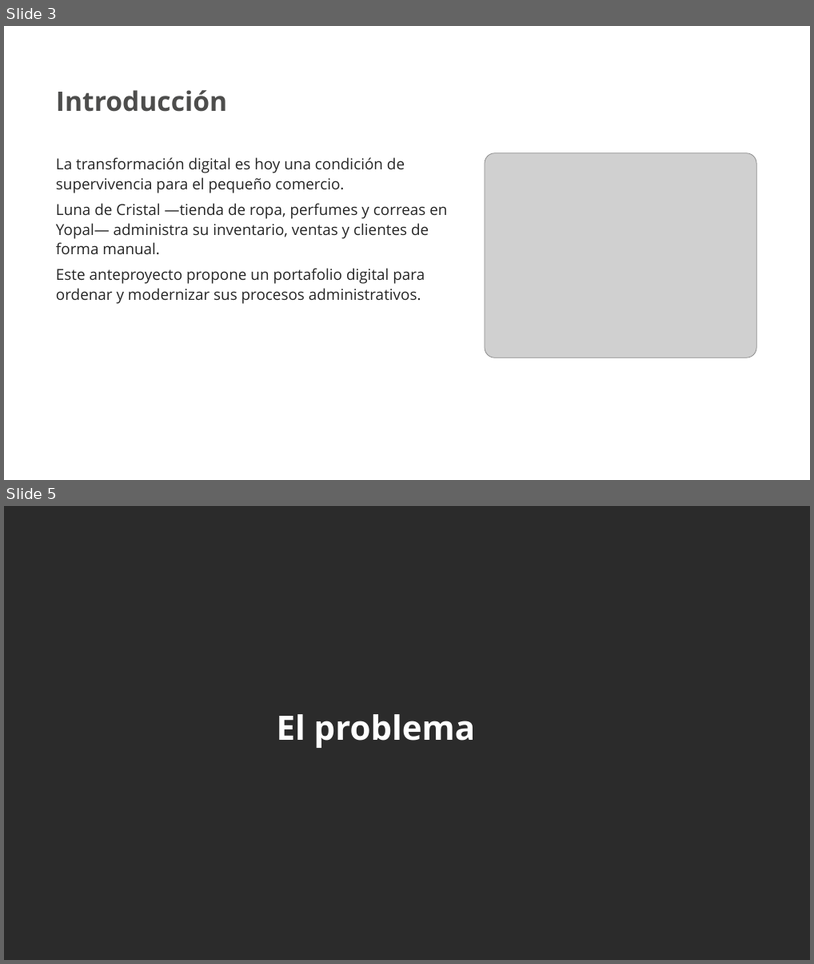
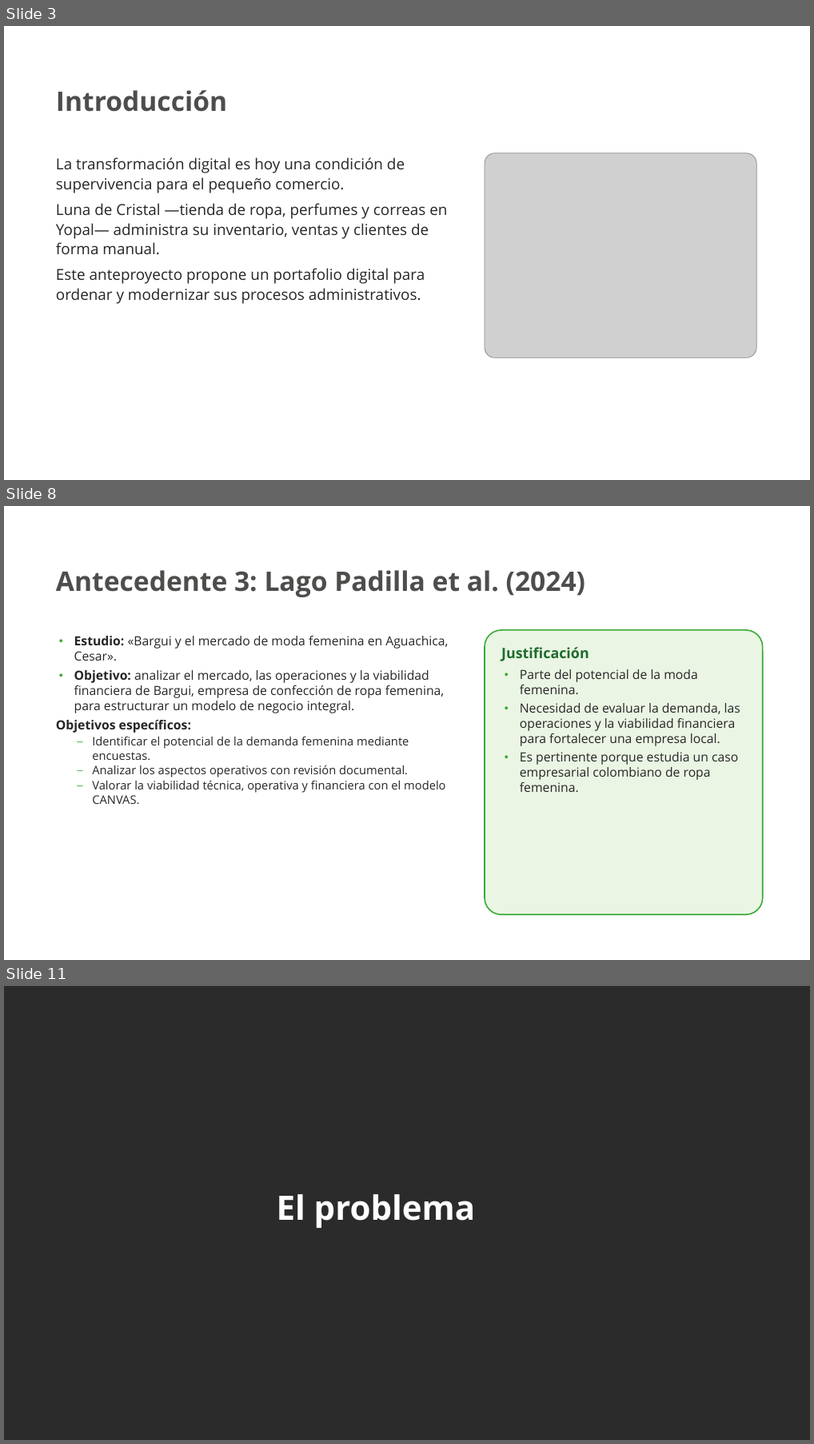
Before and after one commit to nayraclaud-glitch/Trabjo-De-eEstudio, a slide deck: Luna_de_Cristal_Presentacion_SENA.pptx. Shown one above the other, each under a label of ours: slides 3 and 5 before the commit, slides 3, 8 and 11 after it; the slides between them are not shown. The pictures are 814x964 and 814x1444 pixels, drawn with LibreOffice and Linux fonts; fonts in the diff are those of the drawing; grey boxes stand for pictures; background and template pictures are left out; a plain dark background stands for a picture behind light text. Boxes give left, top, right and bottom in pixels: in the first picture for what was removed or moved away, otherwise in the second. Text is boxed around its words. In the diff, an @@ line names an element or a change of style, - is before the commit and + after.

```diff
--- a/Luna_de_Cristal_Presentacion_SENA.pptx
+++ b/Luna_de_Cristal_Presentacion_SENA.pptx
@@ slide 8 added at (4, 506, 810, 960), background picture (left out) @@
@@ text added at (56, 570, 586, 597), 32 pt, text #4D4D4C, bold @@
+Antecedente 3: Lago Padilla et al. (2024)
@@ text added at (56, 636, 448, 804), 15 pt, text #262626 @@
+• Estudio: «Bargui y el mercado de moda femenina en Aguachica, Cesar».
+• Objetivo: analizar el mercado, las operaciones y la viabilidad financiera de Bargui, empresa de confección de ropa femenina, para estructurar un modelo de negocio integral.
+Objetivos específicos:
+– Identificar el potencial de la demanda femenina mediante encuestas.
+– Analizar los aspectos operativos con revisión documental.
+– Valorar la viabilidad técnica, operativa y financiera con el modelo CANVAS.
@@ rounded rectangle added at (485, 630, 763, 914), fill #EAF5E4, outline #39A935 1.5 pt, 15 pt, text #262626 @@
+Justificación
+• Parte del potencial de la moda femenina.
+• Necesidad de evaluar la demanda, las operaciones y la viabilidad financiera para fortalecer una empresa local.
+• Es pertinente porque estudia un caso empresarial colombiano de ropa femenina.
@@ what was slide 5 is now slide 11 @@
```
Also in this commit, not shown: 2 slides changed, 7 other slides added.
